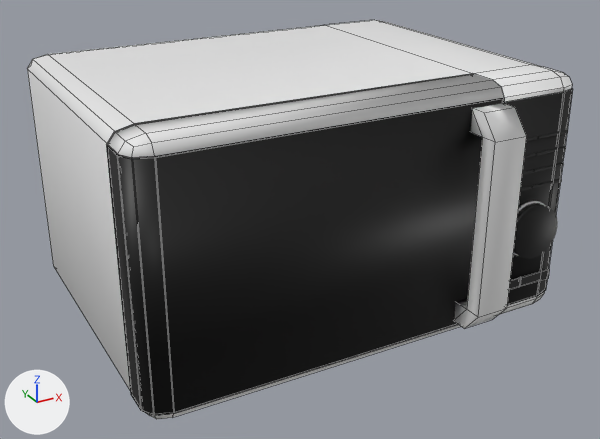
Before and after pictures for a commit that changed the FBX model Assets/Model/microwave.fbx.
Both versions are drawn from a 50 mm camera at (-0.422, -0.79, 0.344) aimed at (-0.006, -0.033, -0.035). Every picture has the same lights, and +X, +Y and +Z are marked at lower left. Mesh edges are drawn as thin lines on the coarser meshes. Where no turn or scale is listed for an object, it has been applied to the vertices. Vertices at the same position are counted once.

Before the edit, the objects in view are built like this:
```python
me_cube_007 = bpy.data.meshes.new('Cube.007')
me_cube_007.from_pydata(...)  # 68 vertices, 60 faces; spans x 0.0..0.386, y -0.088..-0.001, z -0.138..0.137
me_cube_007.materials.append(mat_material)  # white #e7e7e7
# before: 25 (0.025, -0.049, 0.123) at pixel (154, 156), 34 (0.025, -0.044, -0.134) at pixel (172, 417), 46 (0.386, -0.049, 0.123) at pixel (503, 97), 48 (0.386, -0.044, -0.134)
me_cube_008 = bpy.data.meshes.new('Cube.008')
me_cube_008.from_pydata(...)  # 120 vertices, 118 faces; spans x -0.002..0.386, y -0.051..0.0, z -0.144..0.131
me_cube_008.materials.append(mat_material_001)  # black #000000
me_cylinder = bpy.data.meshes.new('Cylinder')
me_cylinder.from_pydata(...)  # a 32-sided cylinder along y spanning x -0.03..0.03, y -0.008..0.008, z -0.03..0.03
me_cylinder.materials.append(mat_material_001)  # black #000000
ob_cube_006 = bpy.data.objects.new('Cube.006', me_cube_007)
ob_cube_006.location = (-0.2455, -0.1355, 0.0006)
ob_cube_007 = bpy.data.objects.new('Cube.007', me_cube_008)
ob_cube_007.location = (-0.2447, -0.1358, 0.0061)
ob_cylinder = bpy.data.objects.new('Cylinder', me_cylinder)
ob_cylinder.location = (0.1899, -0.1945, -0.0271)
# also in view: 'Cube' at (0.0, 0.0, 0.0); 'Cube.002' at (0.193, -0.176, 0.0)
```
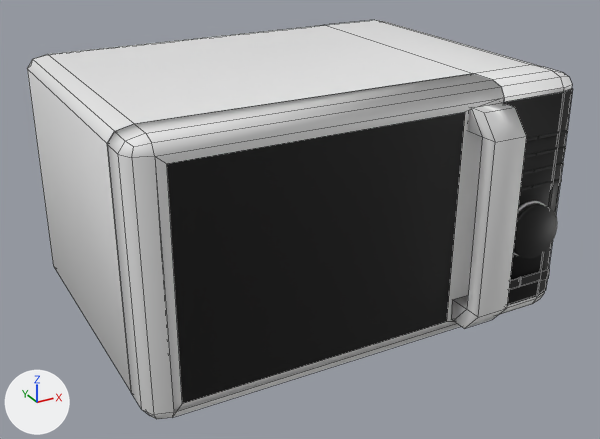
Pixel boxes [x1, y1, x2, y2] of what changed, in the pictures (600 x 439 px):
'Cube.007', deleted (black): before [106, 73, 504, 416]
part 1 of me_cube_007, built on: before [200, 109, 434, 149]; after [155, 98, 504, 412]

The change, as a diff of the scene's bpy script:
```diff
--- a/Assets/Model/microwave.fbx.py
+++ b/Assets/Model/microwave.fbx.py
@@ mat_material_003 @@
+mat_material_003 = principled_material('Material.003')
+mat_material_003.base_color = (0.0, 0.0, 0.0)  # black #000000
@@ me_cube_007 @@
 me_cube_007.from_pydata(...)  # 68 vertices, 60 faces; spans x 0.0..0.386, y -0.088..-0.001, z -0.138..0.137
 # used by ob_cube_006; location = (-0.2455, -0.1355, 0.0006)
 # verts and faces of me_cube_007; kept vertices keep their numbers, new ones are numbered from 68
+# me_cube_007 part 1
+delete_faces([(25, 34, 48, 46)])
+verts[68] = (0.34, -0.045, -0.121)  # pixel (446, 321)
+verts[69] = (0.035, -0.045, -0.121)  # pixel (182, 403)
+verts[70] = (0.035, -0.047, 0.115)  # pixel (166, 163)
+verts[71] = (0.34, -0.047, 0.115)  # pixel (465, 111)
+faces += [(68, 71, 70, 69)]  # mat_material_003 (black #000000)
+faces += [(34, 48, 68, 69), (25, 70, 71, 46), (46, 71, 68, 48), (25, 34, 69, 70)]  # mat_material (white #e7e7e7)
 me_cube_007.materials.append(mat_material)
+me_cube_007.materials.append(mat_material_001)  # black #000000
+me_cube_007.materials.append(mat_material_003)  # black #000000
@@ ob_cube_007 @@
-ob_cube_007 = bpy.data.objects.new('Cube.007', me_cube_008)
-ob_cube_007.location = (-0.2447, -0.1358, 0.0061)
```
